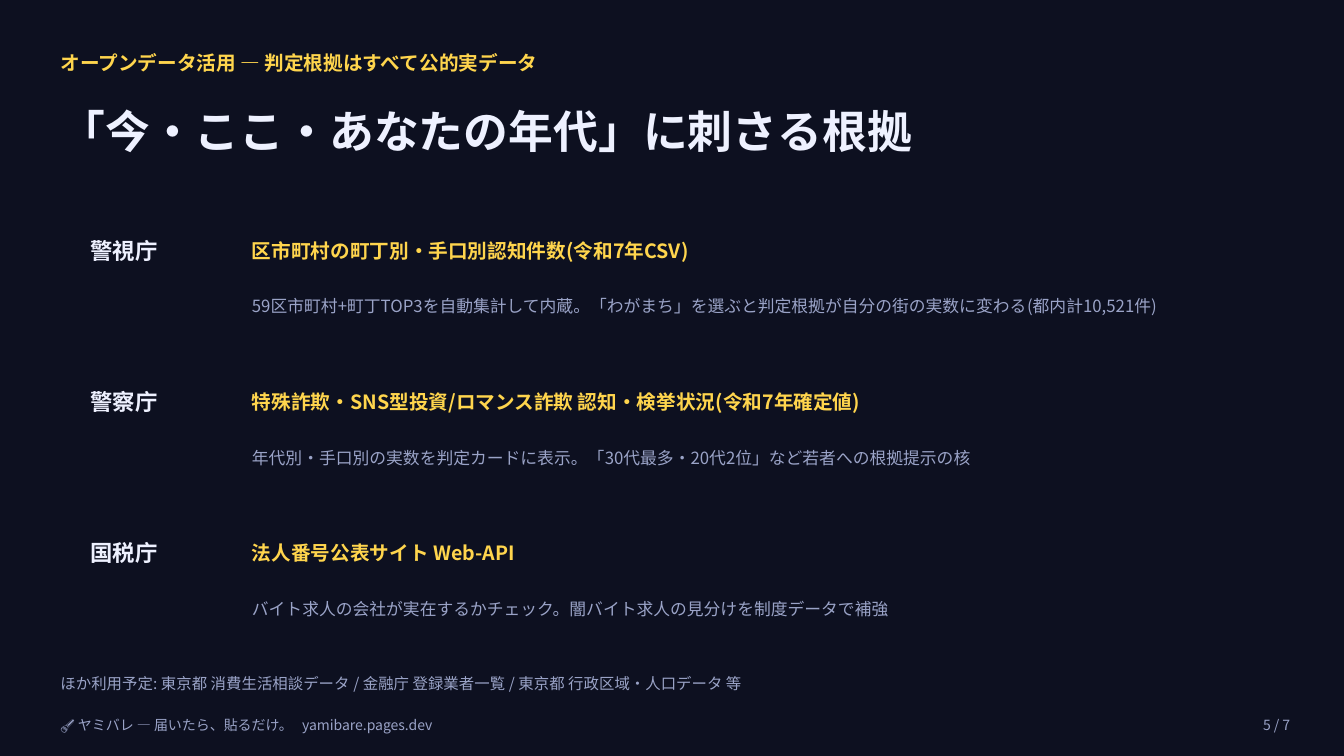
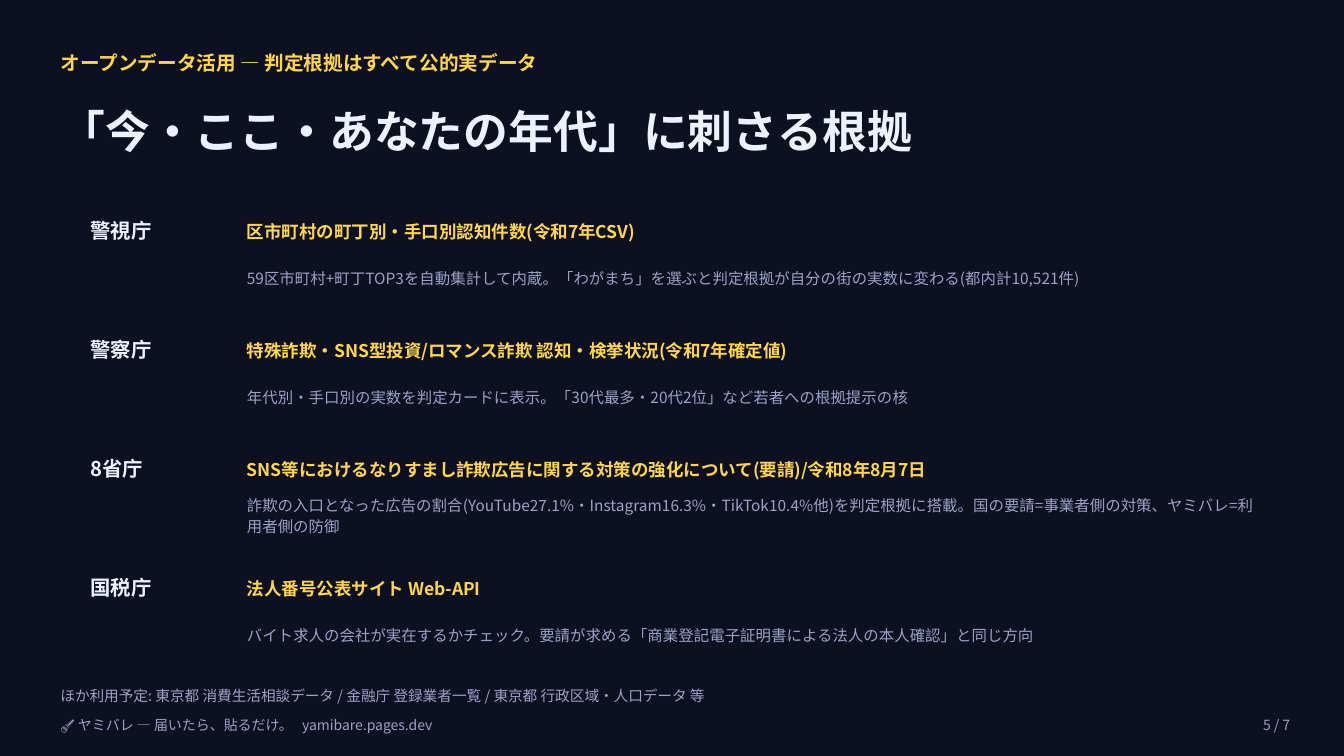
Before and after one commit to aikido7/yamibare, a slide deck: slide 5 of yamibare-pitch.pptx. Drawn at 1344x756 pixels with LibreOffice and Linux fonts; fonts in the diff are those of the drawing. Boxes give left, top, right and bottom in pixels: in the first picture for what was removed or moved away, otherwise in the second. Text is boxed around its words. In the diff, an @@ line names an element or a change of style, - is before the commit and + after.

```diff
--- a/yamibare-pitch.pptx
+++ b/yamibare-pitch.pptx
@@ shape: place and size @@
-shape at [60,212,1285,345]
+shape at [60,202,1285,309]
@@ text "警視庁": place and size @@
-text "警視庁" at [91,240,158,261]
+text "警視庁" at [91,220,152,240]
@@ text "区市町村の町丁別・手口別認知件数(令和7年CSV)": place and size @@
-text "区市町村の町丁別・手口別認知件数(令和7年CSV)" at [252,241,689,262]
+text "区市町村の町丁別・手口別認知件数(令和7年CSV)" at [247,223,635,242]
@@ shape: place and size @@
-shape at [91,284,207,325]
+shape at [91,257,202,293]
@@ text "59区市町村+町丁TOP3を自動集計して内蔵。「わがまち」を選ぶと判定根拠が自分の街の実数に変わる(都内計10,521件 ...": place and size @@
-text "59区市町村+町丁TOP3を自動集計して内蔵。「わがまち」を選ぶと判定根拠が自分の街の実数に変わる(都内計10,521件 ..." at [252,298,1157,315]
+text "59区市町村+町丁TOP3を自動集計して内蔵。「わがまち」を選ぶと判定根拠が自分の街の実数に変わる(都内計10,521件 ..." at [247,271,1079,287]
@@ text "59区市町村+町丁TOP3を自動集計して内蔵。「わがまち」を選ぶと判定根拠が自分の街の実数に変わる(都内計10,521件 ..." at [247,271,1079,287]: size 12 to 11 pt; line spacing 17pt to 15pt @@
@@ shape: place and size @@
-shape at [60,363,1285,496]
+shape at [60,321,1285,427]
@@ size 16 to 14.5 pt in 3 elements at [91,220,152,240], [91,577,152,597], [91,339,152,359] @@
@@ text "警察庁": place and size @@
-text "警察庁" at [91,391,158,412]
+text "警察庁" at [91,339,152,359]
@@ size 14 to 12.5 pt in 3 elements at [247,223,635,242], [247,580,481,597], [247,342,788,361] @@
@@ text "特殊詐欺・SNS型投資/ロマンス詐欺 認知・検挙状況(令和7年確定値)": place and size @@
-text "特殊詐欺・SNS型投資/ロマンス詐欺 認知・検挙状況(令和7年確定値)" at [252,392,860,413]
+text "特殊詐欺・SNS型投資/ロマンス詐欺 認知・検挙状況(令和7年確定値)" at [247,342,788,361]
@@ shape added at [91,376,202,412], fill #FFD54D @@
@@ text "年代別・手口別の実数を判定カードに表示。「30代最多・20代2位」など若者への根拠提示の核" at [247,390,908,405]: size 12 to 11 pt; line spacing 17pt to 15pt @@
@@ text "年代別・手口別の実数を判定カードに表示。「30代最多・20代2位」など若者への根拠提示の核": place and size @@
-text "年代別・手口別の実数を判定カードに表示。「30代最多・20代2位」など若者への根拠提示の核" at [252,450,970,466]
+text "年代別・手口別の実数を判定カードに表示。「30代最多・20代2位」など若者への根拠提示の核" at [247,390,908,405]
@@ shape added at [60,440,1285,546], fill #1E2440, outline #2A3155 1 pt @@
@@ text added at [91,458,144,478], 14.5 pt, text #EEF1FF, bold @@
+8省庁
@@ text added at [247,461,926,480], 12.5 pt, text #FFD54D, bold @@
+SNS等におけるなりすまし詐欺広告に関する対策の強化について(要請)/令和8年8月7日
@@ proportions changed in 6 elements at [60,202,1285,309], [60,559,1285,665], [91,614,202,650], [91,257,202,293], [60,321,1285,427], [91,495,202,531] @@
@@ shape: place and size @@
-shape at [91,436,207,476]
+shape at [91,495,202,531]
@@ text added at [247,498,1253,533], 11 pt, text #9AA3C7 @@
+詐欺の入口となった広告の割合(YouTube27.1%・Instagram16.3%・TikTok10.4%他)を判定根拠に搭載。国の要請=事業者側の対策、ヤミバレ=利用者側の防御
@@ shape: place and size @@
-shape at [60,514,1285,647]
+shape at [60,559,1285,665]
@@ text "国税庁": place and size @@
-text "国税庁" at [91,542,158,563]
+text "国税庁" at [91,577,152,597]
@@ text "法人番号公表サイト Web-API": place and size @@
-text "法人番号公表サイト Web-API" at [252,543,514,562]
+text "法人番号公表サイト Web-API" at [247,580,481,597]
@@ shape: place and size @@
-shape at [91,587,207,627]
+shape at [91,614,202,650]
@@ text at [247,628,1033,643]: text changed; size 12 to 11 pt @@
-バイト求人の会社が実在するかチェック。闇バイト求人の見分けを制度データで補強
+バイト求人の会社が実在するかチェック。要請が求める「商業登記電子証明書による法人の本人確認」と同じ方向
@@ text "ほか利用予定: 東京都 消費生活相談データ / 金融庁 ...": place and size @@
-text "ほか利用予定: 東京都 消費生活相談データ / 金融庁 ..." at [60,676,741,691]
+text "ほか利用予定: 東京都 消費生活相談データ / 金融庁 ..." at [60,688,705,702]
@@ text "ほか利用予定: 東京都 消費生活相談データ / 金融庁 ..." at [60,688,705,702]: size 11 to 10.5 pt @@
```
Also in this commit, not shown: 1 other slide changed, 5 other files.
